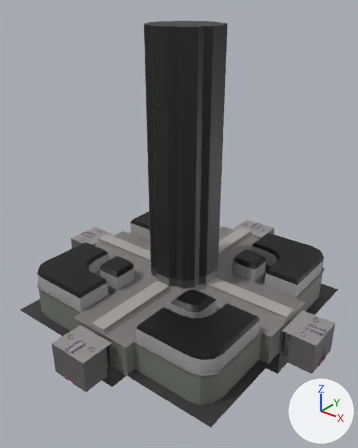
One commit to the FBX model Assets/_Project/Models/Arena.fbx: the scene before it, then after it.
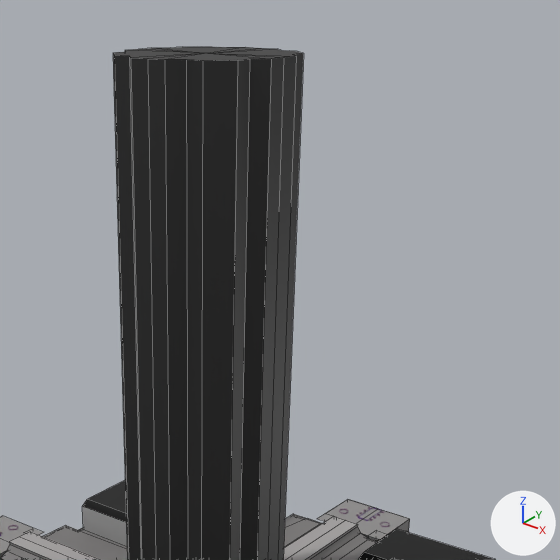
There are two pictures of each version: one whole from a camera (50 mm lens) standing at (51.0, -65.4, 56.9) and looking at (0.6, -2.3, 17.8), one close up on the part from 26% to 95% of the width and 0% to 55% of the height. Lighting does not change. The marker at lower right points along +X, +Y and +Z. The close-ups show mesh edges as thin lines. Where no turn or scale is listed for an object, it has been applied to the vertices. Vertices at the same position are counted once.

The first close-up shows 'top'.
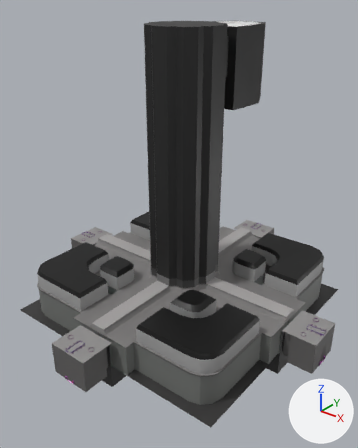
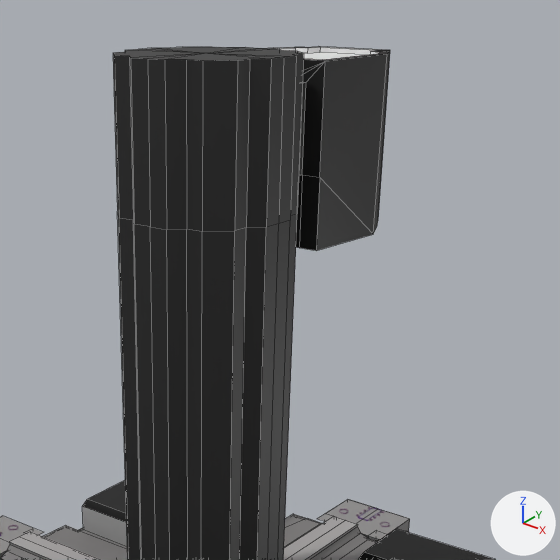
What differs and where, as boxes [x1, y1, x2, y2] in the close-ups (560 x 560 px):
'top', reshaped
    before: [0, 47, 496, 560]
    after: [0, 46, 496, 560]
part 1 of me_cube_010, built on
    before: [114, 50, 304, 560]
    after: [114, 46, 390, 560]

Edits to the bpy script that builds the scene:
```text
Change me_cube_010:
    used by ob_top; location = (0.0, 0.0, 2.8)
    remove me_cube_010.from_pydata(...)  # 549 vertices, 476 faces; spans x -29.2..29.2, y -29.2..29.2, z 3.0..48.5
    add me_cube_010.from_pydata(...)  # 661 vertices, 579 faces; spans x -29.2..29.2, y -29.2..29.2, z 3.0..48.5
    me_cube_010 part 1
    28 faces are deleted
    34 vertices are added at x -5.3..5.3, y 6.6..19.0, z 34.4..47.9
    28 new vertices lie (0.0, 0.0, 32.1) away from vertices in x -6.3..6.3, y -6.3..6.3, z 5.7
    9 new vertices lie (0.0, 0.0, -2.1) away from vertices in x -5.3..5.3, y 3.7..6.3, z 48.5
    9 new vertices lie (0.0, 0.0, 2.2) away from vertices in x -5.3..5.3, y 3.7..6.3, z 37.8
    8 new vertices lie (0.0, 1.3, 0.0) away from vertices in x -3.7..3.7, y 5.3, z 40.0..46.4
    7 new vertices lie (0.0, 0.0, -5.4) away from vertices in x -3.7..3.7, y 6.6, z 40.0
    11 new vertices lie (0.0, 0.0, 0.4) away from vertices in x -4.6..4.6, y 7.3..18.3, z 47.5
    6 new vertices lie (0.0, 0.0, 13.3) away from vertices in x -4.4..4.4, y 17.1..19.0, z 34.6
    119 new faces join them, mat_coloratlas (picture img_fullcoloratlas_png)
    12 new faces join them, mat_light (white #e7e7e7)
    add me_cube_010.materials.append(mat_light)  # white #e7e7e7
```
